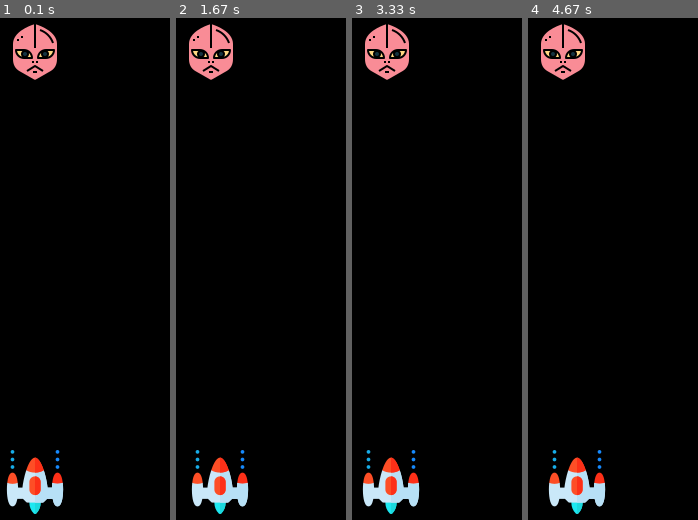
Above: before the commit, frames 1-4 (left to right).
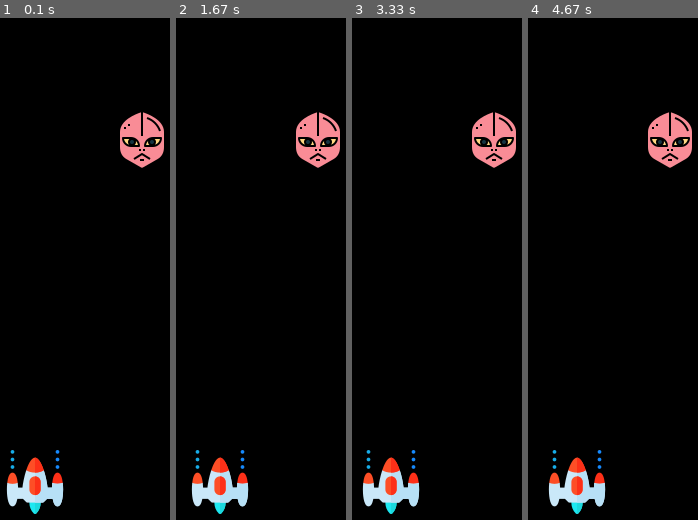
Above: after the commit, the same moments.

Repository: amithaisuru/freecodecamp-pygame-spaceInvador
Game: pygame game, started from main.py
Same seed, same stepped clock (60 frames per second), same inputs: the game is played once before the commit and once after it.
Inputs:
- Up to frame 1 (0.1 s): no input
- Up to frame 2 (1.67 s): hold Right 0.33-0.8 s; hold Right 0.83-1.3 s; hold Left from 1.33 s (still down)
- Up to frame 3 (3.33 s): release Left at 1.87 s; hold Left 1.9-2.3 s; hold Right 2.33-2.97 s; hold Left from 3 s (still down)
- Up to frame 4 (4.67 s): release Left at 3.47 s; hold Right 3.5-3.97 s; hold Right 4-4.47 s; hold Left from 4.5 s (still down)

The runs differ from the first frame. In frame 1, 3.9% of the frame differs, in the area x 7-97%, y 1-30%; in frame 2, 3.9%; in frame 3, 3.9%; in frame 4, 3.9%.

Commit message:
enemy position randomized

Diff:
--- a/main.py
+++ b/main.py
@@ -1,3 +1,5 @@
+import random
+
 import pygame
 
 WIDTH, HEIGHT = 800, 600
@@ -23,7 +25,8 @@
 
 #enemy
 enemyImg = pygame.image.load('assets/enemy.png')
-enemyX, enemyY = 370, 50
+enemyX = random.randint(0,800)
+enemyY = random.randint(50, 150)
 
 def enemy(x,y):
     screen.blit(enemyImg, (x,y))
@@ -56,7 +59,6 @@
         playerXChange = 0
     if playerX+64 > WIDTH: #64 is player image width
         playerXChange = 0
-
     player(playerX, playerY)
 
     enemy(enemyX, enemyY)
